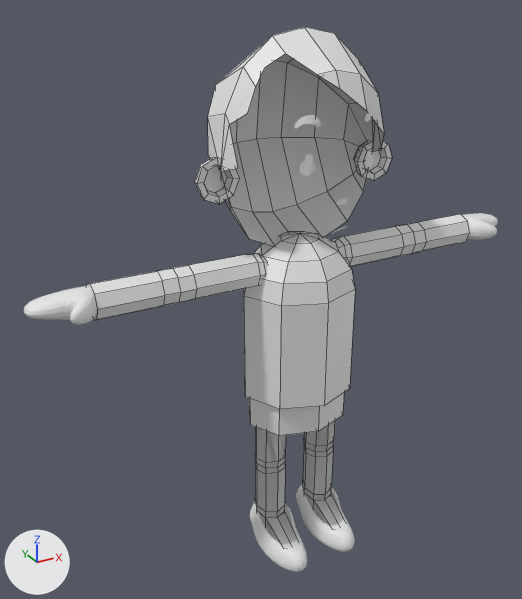
A saved change to the Blender file Human.blend.
Both versions are drawn from a camera (50 mm lens) standing at (-4.78, -7.64, 2.53) and looking at (-0.36, 0.39, -1.48). Lighting does not change. The marker at lower left points along +X, +Y and +Z. Mesh edges are drawn as thin lines on the coarser meshes.

The first picture shows '平面', '球.001', '球.002', '球.003', '球.004', '球.005', '球.006', '立方体', '立方体.001'.
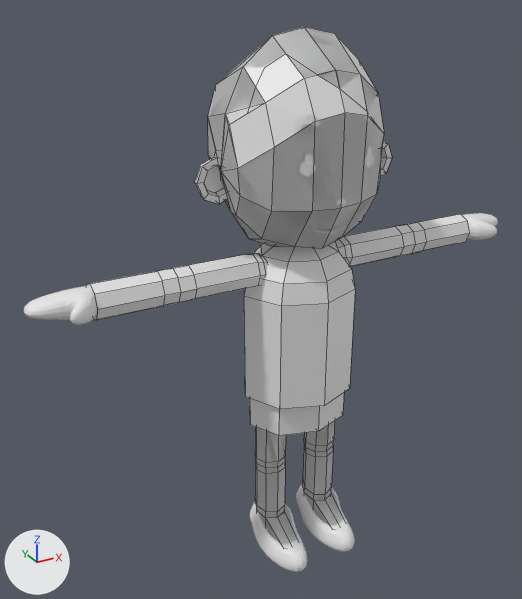
Commit message: ローポリの人モデリング中

The change in detail:
me_球_007 is used by ob_球_006; location (0.0, 0.0, 0.0).
me_球_007 had 52 vertices, 46 faces and spanned x -1.11..1.11, y -0.82..1.17, z -0.65..2.05.
me_球_007 now has 57 vertices, 46 faces and spans x -1.11..1.11, y -0.82..1.17, z -0.65..2.05.
Part 1, on me_球_007:
5 faces are deleted.
5 vertices are added at (-1.06, 0.33, 0.52), (-1.08, 0.2, 0.69), (-1.01, 0.24, 0.18), (-1.09, 0.01, 0.72), (-1.01, 0.0, 0.02).
5 new faces join them.
Object '球' (ob_球) is now shown.

Changed parts and their boxes [x1, y1, x2, y2] in the pictures (522 x 599 px; the box of a moved part takes in the faces that stretch with it):
'球', shown
    after: [208, 27, 384, 248]
'球.006', reshaped
    before: [208, 27, 384, 246]
    after: [208, 38, 377, 208]
part 1 of me_球_007, moved or reshaped
    before: [208, 114, 231, 211]
    after: [208, 115, 229, 208]
